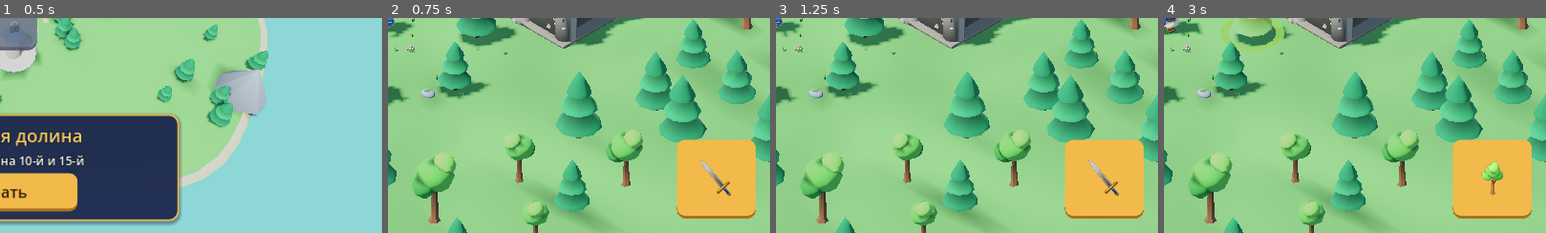
Above: before the commit, frames 1-4 (left to right).
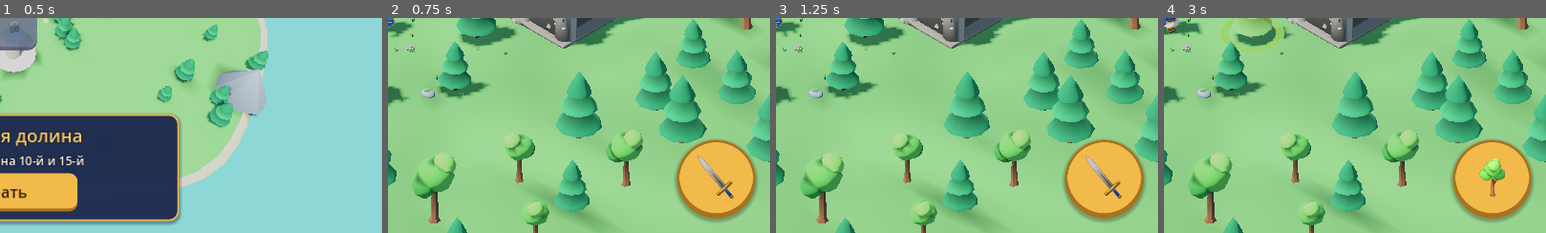
Above: after the commit, the same moments.

Repository: glebanya13/tinyguard
Game: Godot game, scene res://scenes/level_select.tscn
Same seed, same stepped clock (60 frames per second), same inputs: the game is played once before the commit and once after it.
Inputs (mouse positions are % of the whole screen's width and height, from its top left):
- Up to frame 1 (0.5 s): no input
- Up to frame 2 (0.75 s): click "Играть" at 0.5 s
- Up to frame 3 (1.25 s): no input
- Up to frame 4 (3 s): click "▶▶" at 1.25 s; click (93, 88) at 2 s; move the mouse to (72, 45) at 2.77 s; hold D (move_right) from 2.78 s (still down); tap Space (attack) at 2.85 s; click (72, 45) at 2.92 s
The pictures show only the part of the screen within x 50-100%, y 50-100%; the shares and areas given below are measured in that part.

Frame 1 is identical in both runs. In frame 2, 3.1% of the frame differs, in the area x 75-97%, y 56-96%; in frame 3, 3.1%; in frame 4, 3.1%.

Commit message:
Round attack button
Co-Authored-By: Claude Opus 5.5 <noreply@anthropic.com>
Claude-Session: https://claude.ai/code/session_01Jn6C1T23zeB4fAt7EFLmDy

Diff:
--- a/ui/hud.tscn
+++ b/ui/hud.tscn
@@ -12,6 +12,60 @@
 [ext_resource type="Texture2D" path="res://ui/icons/sword.png" id="i_sword"]
 [ext_resource type="Texture2D" path="res://ui/icons/star.png" id="i_star"]
 
+[sub_resource type="StyleBoxFlat" id="atk_normal"]
+content_margin_left = 14.0
+content_margin_top = 12.0
+content_margin_right = 14.0
+content_margin_bottom = 16.0
+bg_color = Color(0.95, 0.73, 0.29, 1)
+border_width_left = 4
+border_width_top = 4
+border_width_right = 4
+border_width_bottom = 9
+border_color = Color(0.66, 0.45, 0.12, 1)
+corner_radius_top_left = 66
+corner_radius_top_right = 66
+corner_radius_bottom_right = 66
+corner_radius_bottom_left = 66
+corner_detail = 16
+shadow_color = Color(0, 0, 0, 0.25)
+shadow_size = 6
+shadow_offset = Vector2(0, 3)
+
+[sub_resource type="StyleBoxFlat" id="atk_pressed"]
+content_margin_left = 14.0
+content_margin_top = 16.0
+content_margin_right = 14.0
+content_margin_bottom = 12.0
+bg_color = Color(0.86, 0.63, 0.22, 1)
+border_width_left = 4
+border_width_top = 6
+border_width_right = 4
+border_width_bottom = 4
+border_color = Color(0.6, 0.4, 0.1, 1)
+corner_radius_top_left = 66
+corner_radius_top_right = 66
+corner_radius_bottom_right = 66
+corner_radius_bottom_left = 66
+corner_detail = 16
+
+[sub_resource type="StyleBoxFlat" id="atk_hover"]
+content_margin_left = 14.0
+content_margin_top = 12.0
+content_margin_right = 14.0
+content_margin_bottom = 16.0
+bg_color = Color(0.98, 0.79, 0.36, 1)
+border_width_left = 4
+border_width_top = 4
+border_width_right = 4
+border_width_bottom = 9
+border_color = Color(0.66, 0.45, 0.12, 1)
+corner_radius_top_left = 66
+corner_radius_top_right = 66
+corner_radius_bottom_right = 66
+corner_radius_bottom_left = 66
+corner_detail = 16
+
 [node name="HUD" type="CanvasLayer"]
 script = ExtResource("1_hud")
 
@@ -288,6 +342,10 @@
 offset_bottom = -24.0
 grow_horizontal = 0
 grow_vertical = 0
+focus_mode = 0
+theme_override_styles/normal = SubResource("atk_normal")
+theme_override_styles/hover = SubResource("atk_hover")
+theme_override_styles/pressed = SubResource("atk_pressed")
 icon = ExtResource("i_sword")
 icon_alignment = 1
 expand_icon = true
Not shown: 1 places in ui/hud.tscn that only renumber resources
